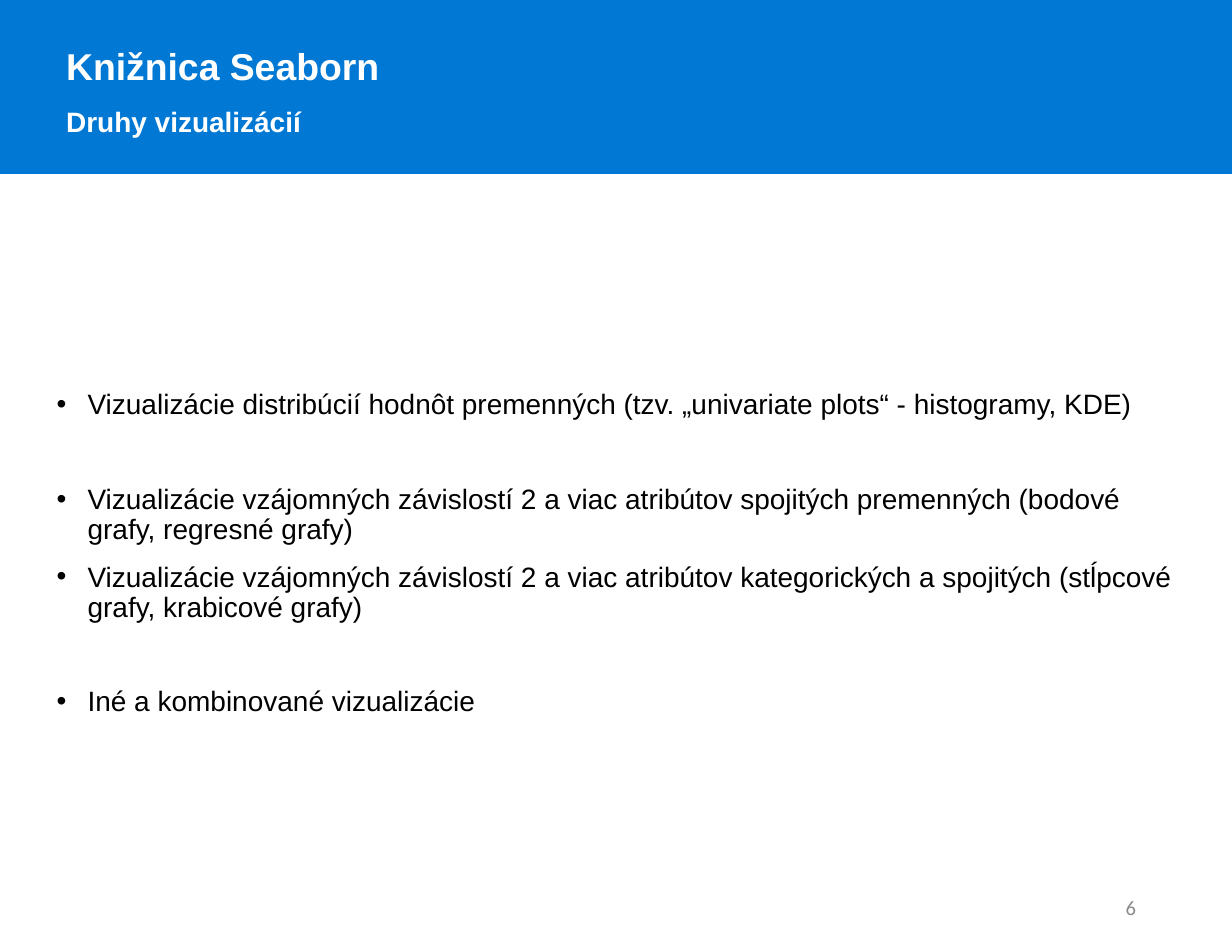
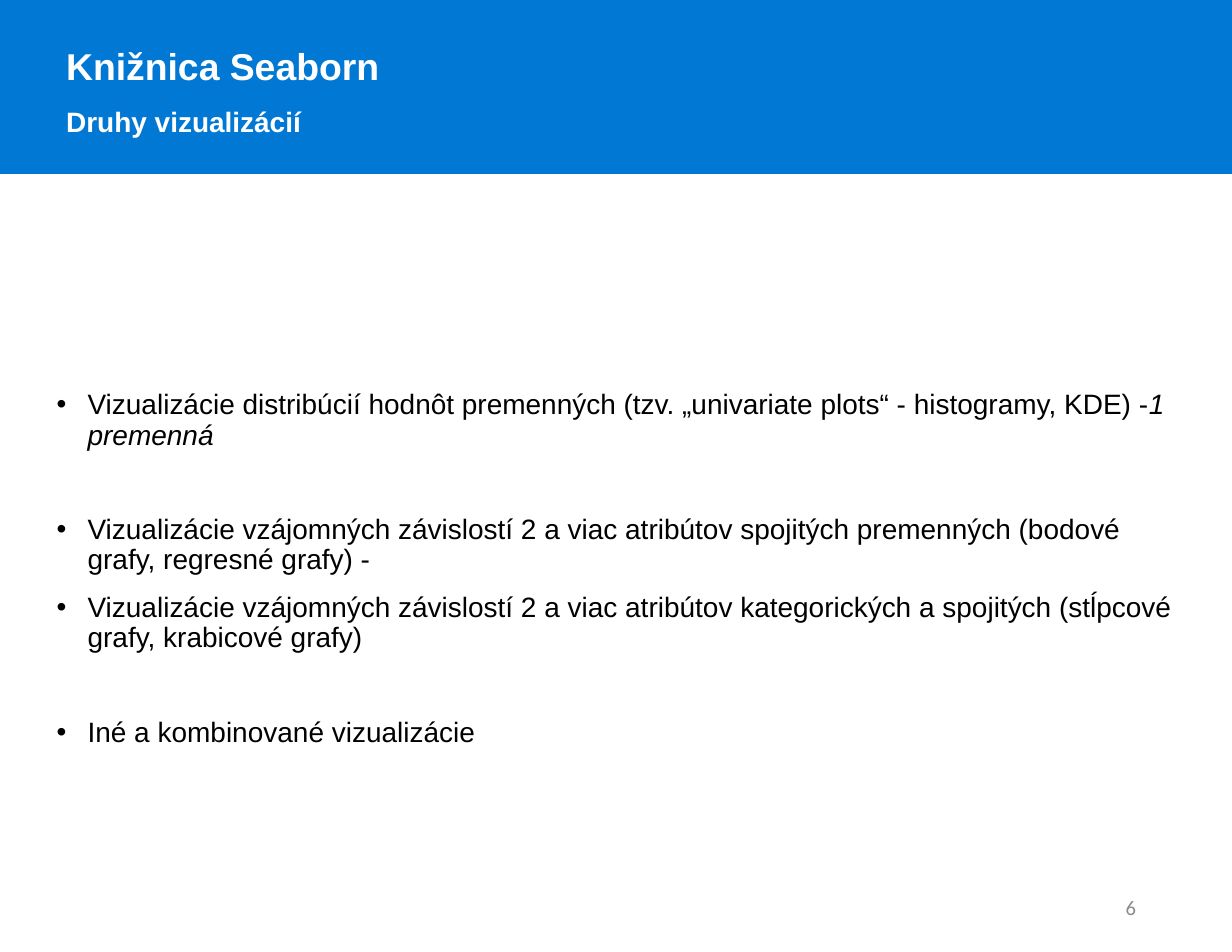
Before and after one commit to MichaellaSVK/WDA, a slide deck: slide 6 of 9/presentation/wda8.pptx. Drawn at 1232x952 pixels with LibreOffice and Linux fonts; fonts in the diff are those of the drawing. Boxes give left, top, right and bottom in pixels: in the first picture for what was removed or moved away, otherwise in the second. Text is boxed around its words. In the diff, an @@ line names an element or a change of style, - is before the commit and + after.

```diff
--- a/9/presentation/wda8.pptx
+++ b/9/presentation/wda8.pptx
@@ text at box(88, 393, 1165, 575): text changed @@
-• Vizualizácie distribúcií hodnôt premenných (tzv. „univariate plots“ - histogramy, KDE)
-• Vizualizácie vzájomných závislostí 2 a viac atribútov spojitých premenných (bodové grafy, regresné grafy)
+• Vizualizácie distribúcií hodnôt premenných (tzv. „univariate plots“ - histogramy, KDE) -1 premenná
+• Vizualizácie vzájomných závislostí 2 a viac atribútov spojitých premenných (bodové grafy, regresné grafy) -
```
Also in this commit, not shown: 2 other slides changed.
